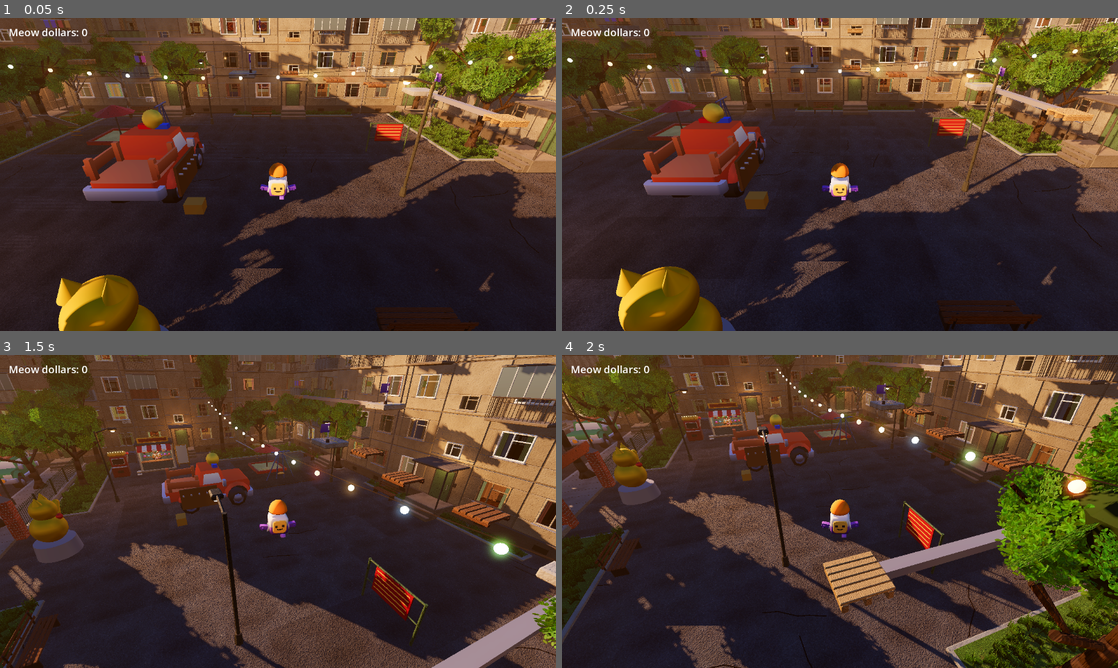
Above: before the commit, frames 1-4 (two rows, left to right).
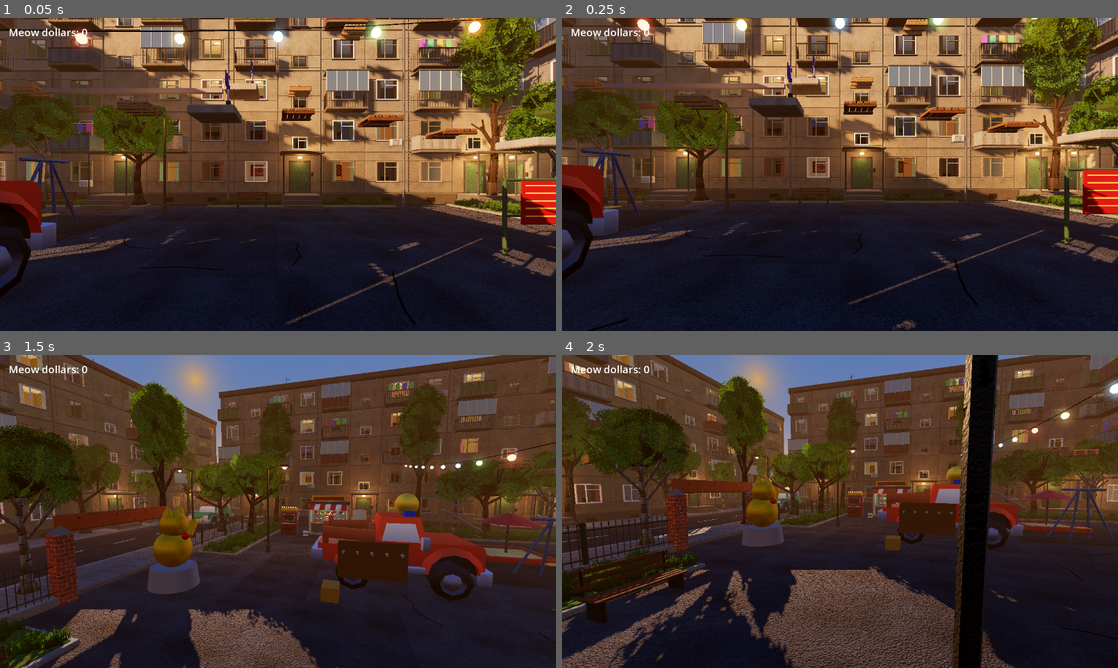
Above: after the commit, the same moments.

Repository: mercurydani/mercury
Game: Godot game, scene res://scenes/lobby.tscn
Same seed, same stepped clock (60 frames per second), same inputs: the game is played once before the commit and once after it.
Inputs (mouse positions are in pixels of both pictures, inside the frame that each line leads up to):
- Up to frame 1 (0.05 s): no input
- Up to frame 2 (0.25 s): no input
- Up to frame 3 (1.5 s): tap Enter at 0.5 s; move the mouse to (400, 495) at 0.52 s; hold D (move_right) 0.53-1.28 s; hold Left (cam_left) 0.53-1.28 s; click (400, 495) at 0.67 s; tap Space (jump) at 0.77, 1.07 s; move the mouse to (166, 527) at 1.27 s; hold S (move_back) from 1.28 s (still down); tap Right (cam_right) at 1.35 s; click (166, 527) at 1.42 s
- Up to frame 4 (2 s): keep holding S (move_back); tap Space (jump) at 1.52, 1.82 s

The runs differ from the first frame. In frame 1, 59% of the frame differs, in the area x 0-100%, y 0-100%; in frame 2, 60%; in frame 3, 66%; in frame 4, 72%.

Commit message:
Вид от первого лица: мышь, камера на уровне глаз
Co-Authored-By: Claude Sonnet 5.5 <noreply@anthropic.com>
Claude-Session: https://claude.ai/code/session_01MuvEce5pYwbdDvzQhQovP4

Diff:
--- a/godot/scripts/player.gd
+++ b/godot/scripts/player.gd
@@ -21,6 +21,9 @@
 var _anim: AnimationPlayer
 var _current: Interactable = null
 var _cam_yaw: float = 0.0
+var _cam_pitch: float = 0.0
+@export var mouse_sens: float = 0.0025
+@export var eye_height: float = 1.6
 
 
 func _ready() -> void:
@@ -29,6 +32,14 @@
 	add_to_group("players")
 	respawn_point = global_position
 	_camera = get_node_or_null("Camera") as Camera3D
+	if _camera:
+		_camera.top_level = true
+		_camera.current = true
+		var mdl := get_node_or_null("Model") as Node3D
+		if mdl:
+			mdl.visible = false
+	if DisplayServer.get_name() != "headless":
+		Input.mouse_mode = Input.MOUSE_MODE_CAPTURED
 	_interact_area = $InteractArea
 	_floor_ray = $FloorRay
 	_anim = find_child("AnimationPlayer", true, false) as AnimationPlayer
@@ -100,6 +111,14 @@
 	global_position = exit_pos
 
 
+func _unhandled_input(e: InputEvent) -> void:
+	if e is InputEventMouseMotion and Input.mouse_mode == Input.MOUSE_MODE_CAPTURED:
+		_cam_yaw -= e.relative.x * mouse_sens
+		_cam_pitch = clampf(_cam_pitch - e.relative.y * mouse_sens, -1.5, 1.5)
+	elif e is InputEventMouseButton and e.pressed and Input.mouse_mode != Input.MOUSE_MODE_CAPTURED and DisplayServer.get_name() != "headless":
+		Input.mouse_mode = Input.MOUSE_MODE_CAPTURED
+
+
 func _update_camera() -> void:
 	if _camera == null:
 		return
@@ -107,10 +126,8 @@
 		_cam_yaw += 0.03
 	if Input.is_action_pressed("cam_right"):
 		_cam_yaw -= 0.03
-	var back := Vector3(0.0, 0.0, 9.0).rotated(Vector3.UP, _cam_yaw)
-	var target := global_position + back + Vector3(0.0, 6.0, 0.0)
-	_camera.global_position = _camera.global_position.lerp(target, 0.12)
-	_camera.look_at(global_position + Vector3(0.0, 1.2, 0.0))
+	_camera.global_position = global_position + Vector3(0.0, eye_height, 0.0)
+	_camera.rotation = Vector3(_cam_pitch, _cam_yaw, 0.0)
 
 
 func _update_anim() -> void:
--- a/godot/scripts/test/test_hub.gd
+++ b/godot/scripts/test/test_hub.gd
@@ -52,7 +52,7 @@
 	t.add_theme_font_size_override("font_size", 28)
 	box.add_child(t)
 	var h := Label.new()
-	h.text = "WASD ходить, пробел прыжок, E взаимодействие, R респаун, Esc меню, F1/F2/F3 сложность"
+	h.text = "Мышь — обзор, WASD ходить, пробел прыжок, E взаимодействие, R респаун, Esc меню, F1/F2/F3 сложность"
 	h.autowrap_mode = TextServer.AUTOWRAP_WORD
 	box.add_child(h)
 	var opt := OptionButton.new()
